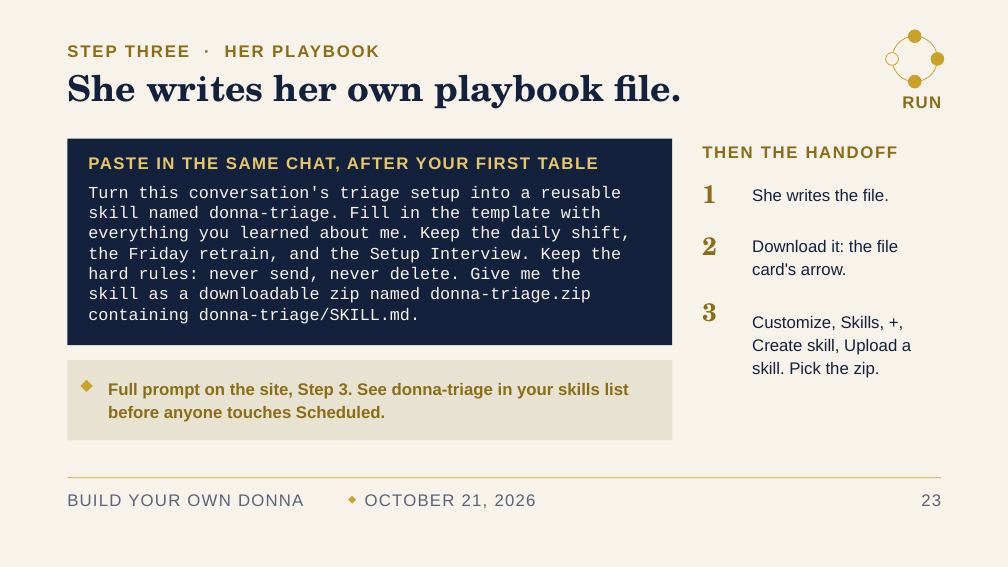
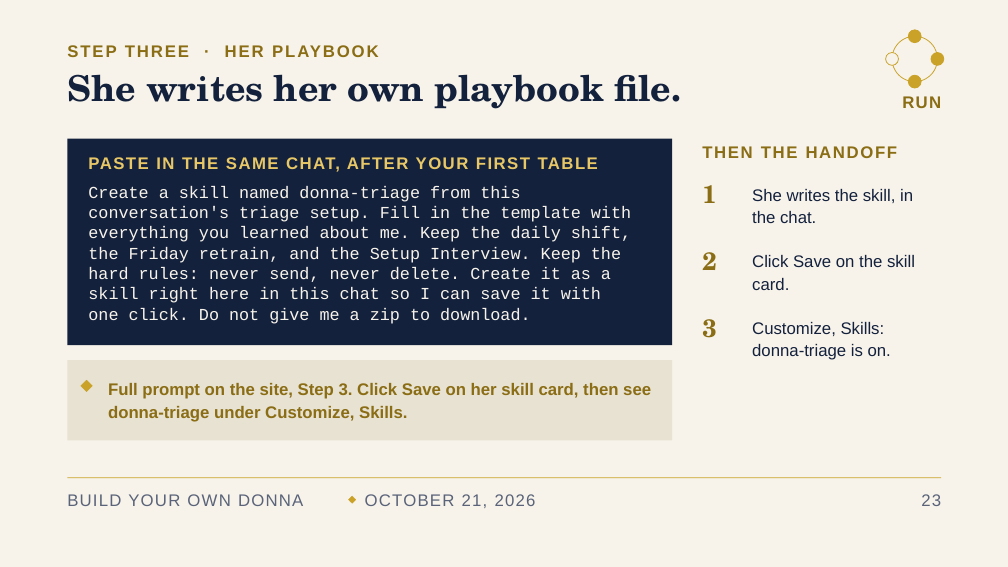
Before and after one commit to denisekgosnell/Donna, a slide deck: slide 24 of decks/build-your-own-donna-v3.pptx. Drawn at 1008x567 pixels with LibreOffice and Linux fonts; fonts in the diff are those of the drawing. Boxes give left, top, right and bottom in pixels: in the first picture for what was removed or moved away, otherwise in the second. Text is boxed around its words. In the diff, an @@ line names an element or a change of style, - is before the commit and + after.

```diff
--- a/decks/build-your-own-donna-v3.pptx
+++ b/decks/build-your-own-donna-v3.pptx
@@ text at bbox=[88, 186, 631, 222]: text changed @@
-Turn this conversation's triage setup into a reusable
-skill named donna-triage. Fill in the template with
+Create a skill named donna-triage from this
+conversation's triage setup. Fill in the template with
@@ text at bbox=[752, 189, 913, 223]: text changed @@
-She writes the file.
+She writes the skill, in the chat.
@@ text at bbox=[88, 267, 611, 324]: text changed @@
-hard rules: never send, never delete. Give me the
-skill as a downloadable zip named donna-triage.zip
-containing donna-triage/SKILL.md.
+hard rules: never send, never delete. Create it as a
+skill right here in this chat so I can save it with
+one click. Do not give me a zip to download.
@@ text "2": place and size @@
-text "2" at bbox=[702, 237, 716, 255]
+text "2" at bbox=[702, 252, 716, 270]
@@ text at bbox=[752, 255, 915, 290]: text changed @@
-Download it: the file card's arrow.
+Click Save on the skill card.
@@ text "3": place and size @@
-text "3" at bbox=[702, 303, 716, 322]
+text "3" at bbox=[702, 319, 716, 338]
@@ text at bbox=[752, 322, 891, 360]: text changed @@
-Customize, Skills, +, Create skill, Upload a skill. Pick the zip.
+Customize, Skills: donna-triage is on.
@@ text at bbox=[108, 383, 651, 422]: text changed @@
-Full prompt on the site, Step 3. See donna-triage in your skills list before anyone touches Scheduled.
+Full prompt on the site, Step 3. Click Save on her skill card, then see donna-triage under Customize, Skills.
```
Also in this commit, not shown: 2 other slides changed, 12 other files.
